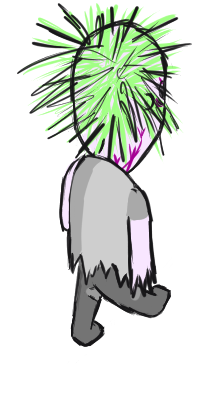
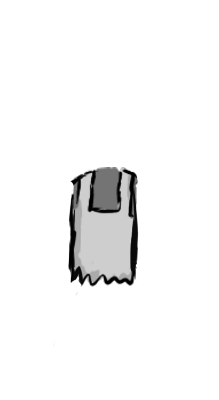
Before/after of a w=219, h=400 layered artwork. What changed in the layer stack:
hid group "diagonal up" (18 layers) over [17, 3, 192, 363]
hid group "Layer 95" (2 layers) over [45, 128, 184, 320]
painted on "Layer 97" over [45, 128, 184, 320]
hid group "Layer 93" (2 layers) over [45, 128, 184, 320]
hid group "Layer 92" (2 layers) over [30, 136, 172, 363]
painted on "Layer 102" over [64, 192, 172, 363]
hid group "Layer 88" (2 layers) over [17, 3, 192, 363]
showed group "zombie front" (28 layers), opacity 40% → 100% over [17, 3, 192, 363]
added group "body" (3rd of 4, in "zombie front") with 2 layers in group "zombie front" over [30, 123, 184, 363]
added layer "body" (4th of 4, in "zombie front" › "body") in group "body" over [30, 123, 184, 363]
added layer "Layer 8" (2nd of 2, in "zombie front" › "body") in group "body" over [30, 123, 184, 363]
